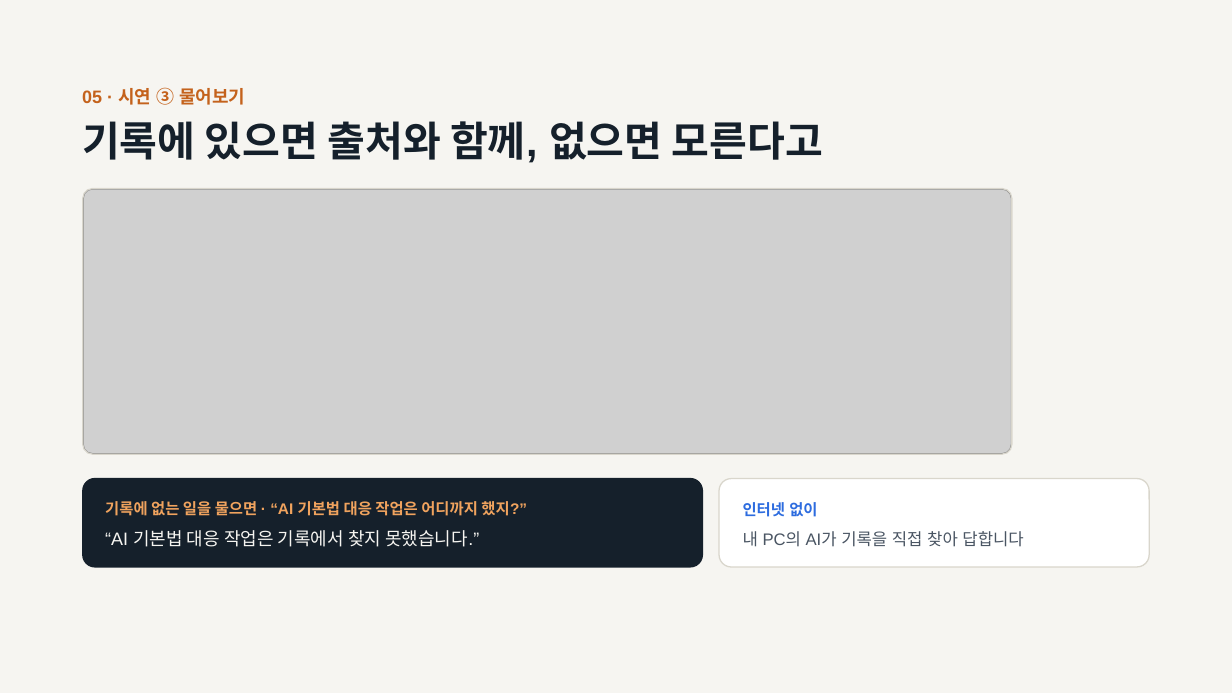
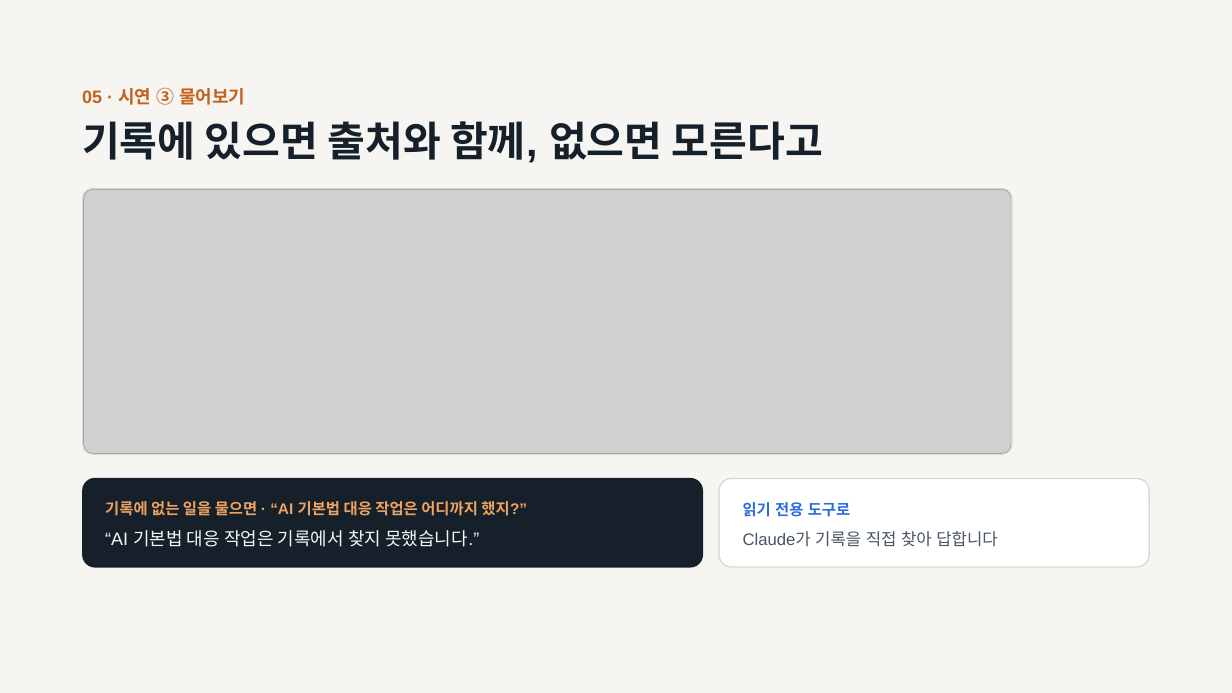
Before and after one commit to superokok/work-history, a slide deck: slide 8 of ppt/작업 기록 앱-(대인배)-v2.pptx. Drawn at 1232x693 pixels with LibreOffice and Linux fonts; fonts in the diff are those of the drawing; grey boxes stand for pictures. Boxes give left, top, right and bottom in pixels: in the first picture for what was removed or moved away, otherwise in the second. Text is boxed around its words. In the diff, an @@ line names an element or a change of style, - is before the commit and + after.

```diff
--- a/ppt/작업 기록 앱-(대인배)-v2.pptx
+++ b/ppt/작업 기록 앱-(대인배)-v2.pptx
@@ text at (x1=743, y1=502, x2=850, y2=517): text changed @@
-인터넷 없이
+읽기 전용 도구로
@@ text at (x1=743, y1=531, x2=997, y2=547): text changed @@
-내 PC의 AI가 기록을 직접 찾아 답합니다
+Claude가 기록을 직접 찾아 답합니다
```
Also in this commit, not shown: 9 other slides changed.
